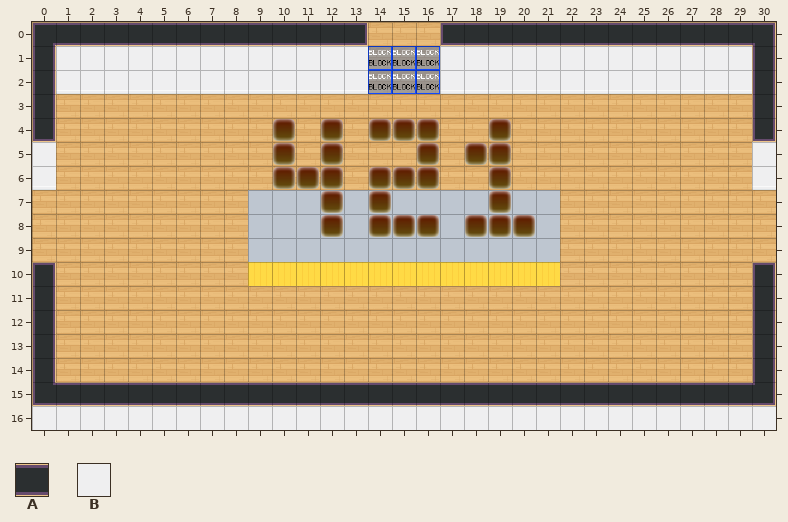
Tiled map (JSON), stored at dist/map/421.json. The picture above is the old version.
Cells are 32x32 px. Shown: x 0..30, y 0..16.
Key: from "tileset5_export": A 56, B 62.
_ is an empty cell, # one hidden under a higher layer.
Layers that did not change in this view are not listed.
Layer "door-south" before, first column x 6:
12 ____________________
13 ____________________
14 ____________________
15 _______AAAAA________
16 ________BBB_________
After:
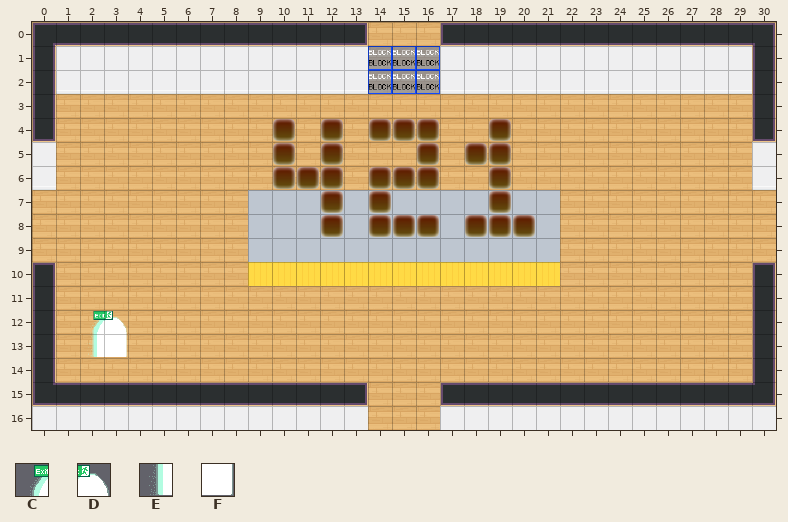
Further tiles: from "worldExit": C 0, D 1, E 2, F 3.
Tiles of an added or newly shown layer are drawn over the layers below it.
The edit:
Layer "block-south" (now hidden):
y 15..16: x 14..16 ### -> ___
Layer "door-south" (now hidden):
y 15: x 13..17 AAAAA -> _____
y 16: x 14..16 BBB -> ___
Layer "LOBBY" (added):
y 12: x 2..3 __ -> CD
y 13: x 2..3 __ -> EF
